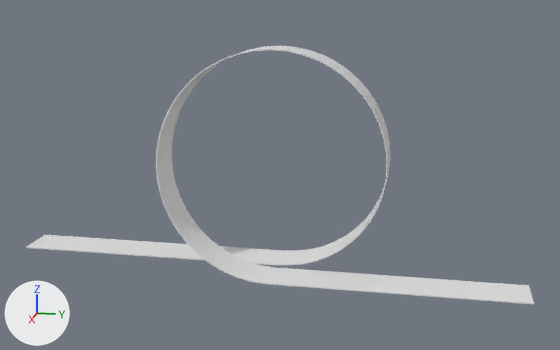
The Blender file Models/loop the loop.blend, before and after one commit.
The view is the same before and after, from a 50 mm camera at (712.0, 138.0, 254.0) aimed at (44.0, 5.0, 87.0). Arrows for +X, +Y and +Z are at lower left; the lights stay in place.

The first picture shows 'BezierCircle'.
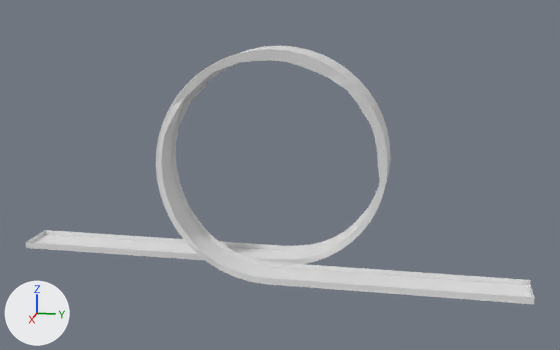
Pixel boxes (x1, y1, x2, y2) of what changed, in the pictures (560 x 350 px):
'BezierCircle', reshaped: before (26, 46, 534, 304); after (26, 46, 535, 304)
part 1 of me_beziercircle, added: after (26, 50, 535, 303)

Edits to the bpy script that builds the scene:
```text
Change me_beziercircle:
    used by ob_beziercircle; location = (0.0, 0.0, 100.0); rotation_euler = (0.0, 1.571, 0.0), in degrees (0, 90, 0); scale = (100.0, 100.0, 2.71)
    remove me_beziercircle.from_pydata(...)  # 524 vertices, 720 faces; spans x -1.0..1.0, y -2.5..2.3, z 0.0..32.4
    add me_beziercircle.from_pydata(...)  # 906 vertices, 883 faces, 100 loose edges; spans x -1.0..1.0, y -2.5..2.3, z 0.0..32.4
    me_beziercircle part 1: 382 vertices added at x -1.0..1.0, y -2.5..2.3, z 0.0..32.4
```
